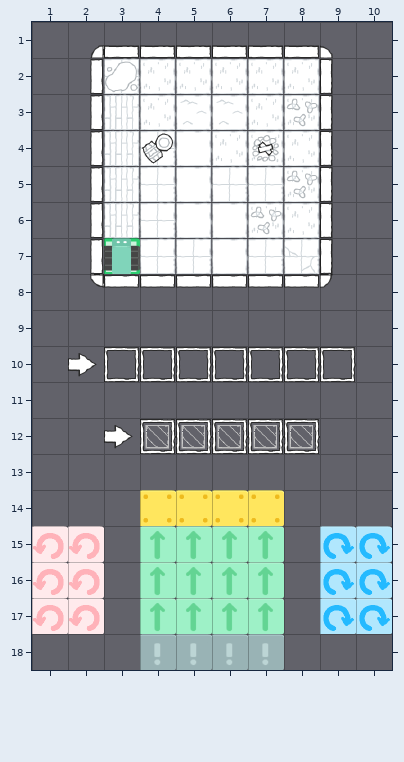
Tiled map, stored at android/assets/stages/sequence_normal.tmx. The picture above was drawn from the file before the commit.
Cells are 64x64 px. Shown: x 1..10, y 1..18.
Once edited:
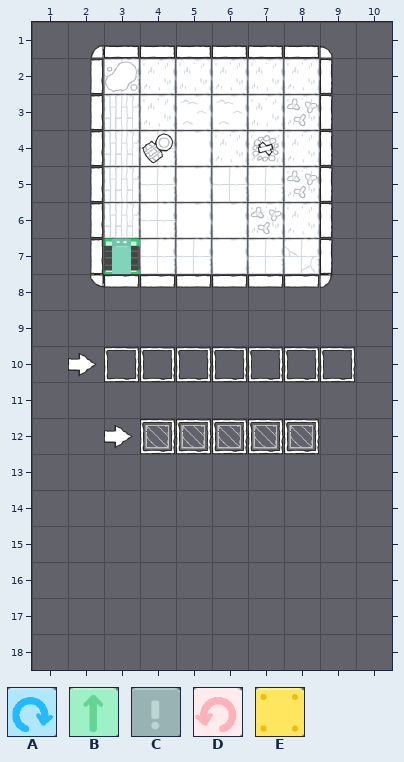
Key: from "tileset": A 1 "box", B 21 "box", C 23 "box", D 28 "box", E 32 "box".
_ is an empty cell.
The commit says: Modified whole box presentation on GameScreen and Board
From old to new:
Layer "boxes":
Tile A is removed in rows 15 to 17 at x 9 to 10.
Tile B is removed in rows 15 to 17 at x 4 to 7.
Tile C is removed in row 18 at x 4 to 7.
Tile D is removed in rows 15 to 17 at x 1 to 2.
Tile E is removed in row 14 at x 4 to 7.
Changed places in both pictures, as pixel boxes (x1, y1, x2, y2):
removed: (140, 490, 284, 670)
removed: (32, 526, 104, 634)
removed: (320, 526, 392, 634)
